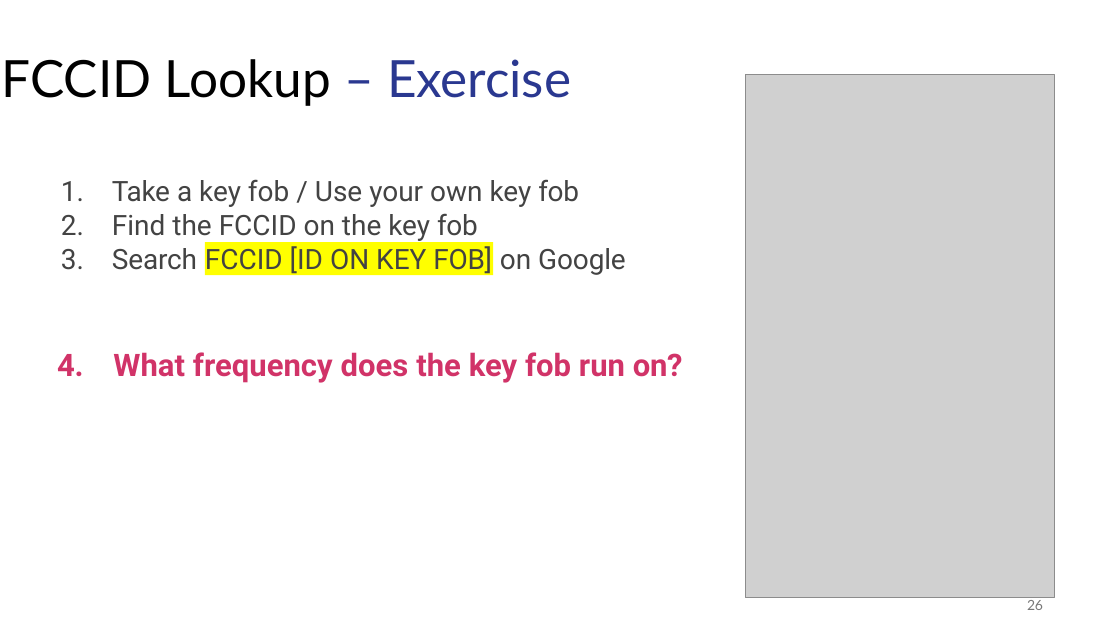
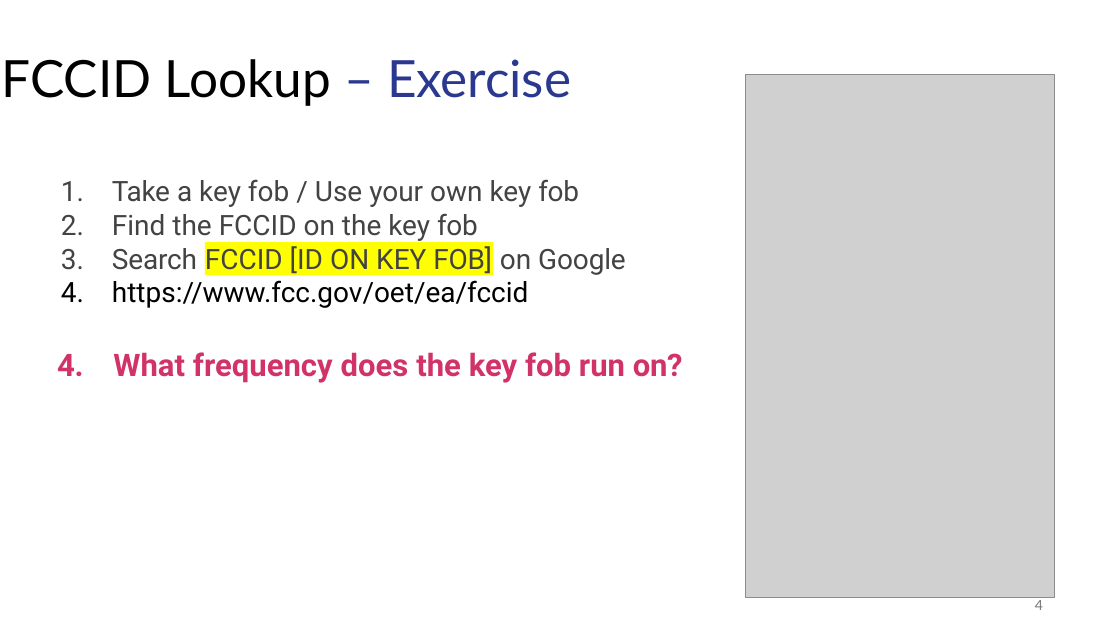
Before and after one commit to nprobert/AutoISAC-ACT-AdvWireless, a slide deck: slide 4 of ACT AdvancedWireless 2026.pptx (slide 26 before the commit). Drawn at 1120x630 pixels with LibreOffice and Linux fonts; fonts in the diff are those of the drawing; grey boxes stand for pictures. Boxes give left, top, right and bottom in pixels: in the first picture for what was removed or moved away, otherwise in the second. Text is boxed around its words. In the diff, an @@ line names an element or a change of style, - is before the commit and + after.

Commit message:
More updates to presentation

```diff
--- a/ACT AdvancedWireless 2026.pptx
+++ b/ACT AdvancedWireless 2026.pptx
@@ text at [112, 280, 528, 308]: paragraph added @@
+4. https://www.fcc.gov/oet/ea/fccid
@@ page number at [1035, 600, 1043, 610]: text changed @@
-26
+4
```
Also in this commit, not shown: 2 slides added, 2 slides removed.
